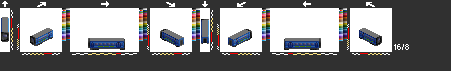
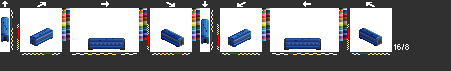
Layered file, before and after one edit (w=451, h=71). Changes by layer:
hid "mfbdsb5" over (2, 17, 381, 50)
hid "mfb" over (1, 17, 382, 50)
showed "ff" over (1, 17, 382, 50)
